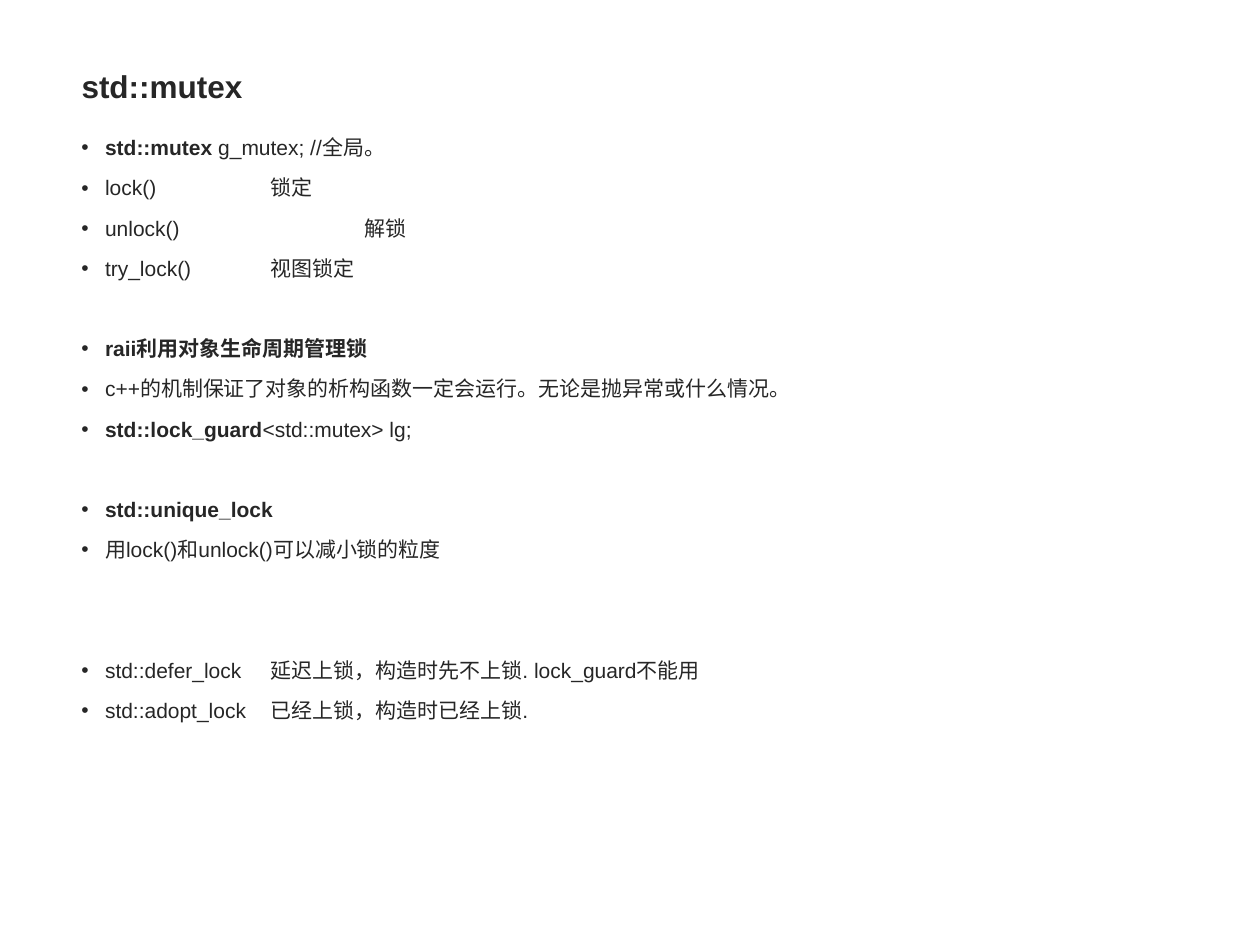
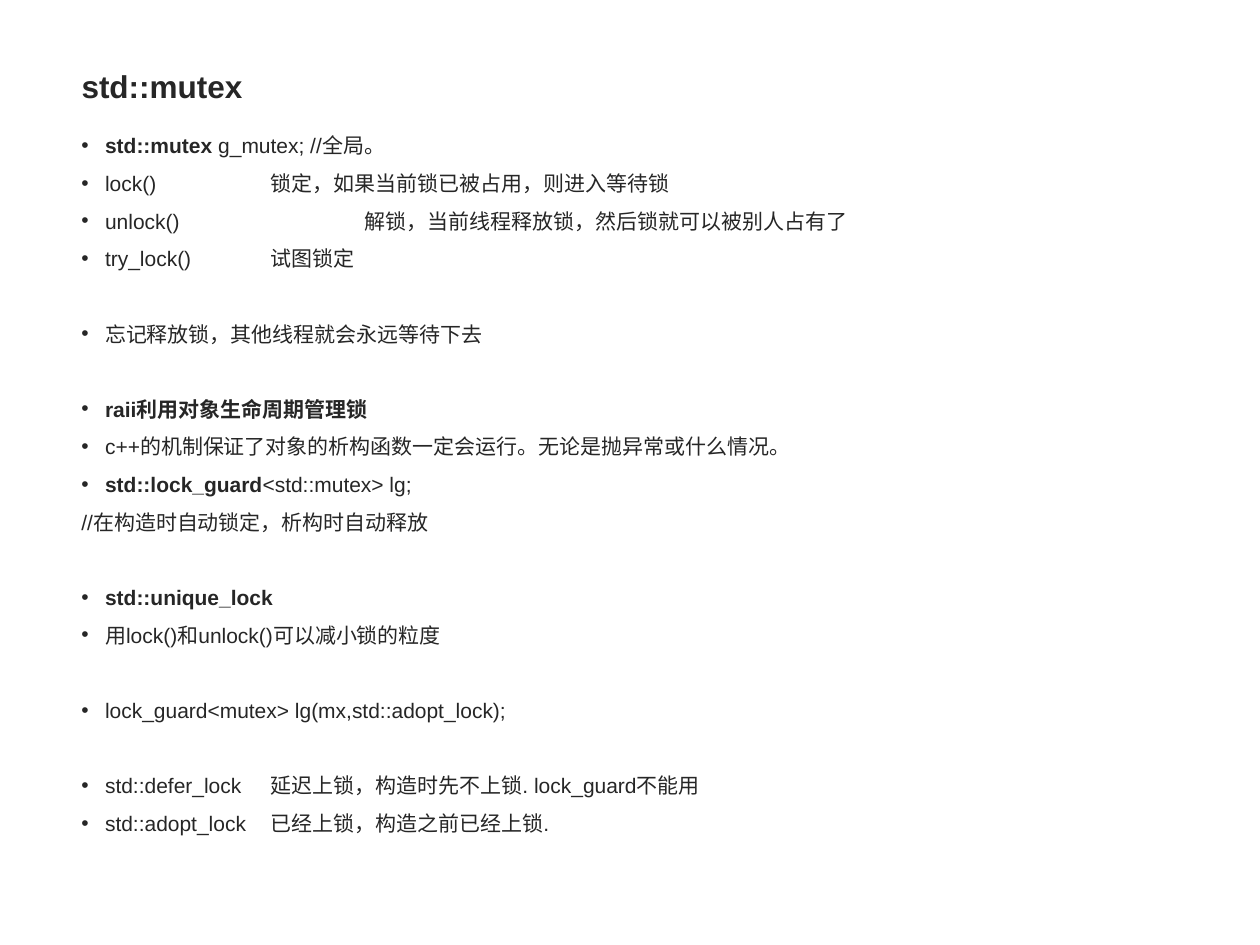
Before and after one commit to pointer1618/projects, a slide deck: slide 8 of lan7/c++11线程库.ppt (slide 7 before the commit). Drawn at 1260x945 pixels with LibreOffice and Linux fonts; fonts in the diff are those of the drawing; background and template pictures are left out. Boxes give left, top, right and bottom in pixels: in the first picture for what was removed or moved away, otherwise in the second. Text is boxed around its words. In the diff, an @@ line names an element or a change of style, - is before the commit and + after.

```diff
--- a/lan7/c++11线程库.ppt
+++ b/lan7/c++11线程库.ppt
@@ text at box(105, 137, 790, 798): line spacing 0.9 to 0.8 @@
@@ text at box(105, 173, 847, 344): text changed @@
-• lock() 锁定
-• unlock() 解锁
-• try_lock() 视图锁定
+• lock() 锁定，如果当前锁已被占用，则进入等待锁
+• unlock() 解锁，当前线程释放锁，然后锁就可以被别人占有了
+• try_lock() 试图锁定
+• 忘记释放锁，其他线程就会永远等待下去
@@ text at box(81, 513, 428, 532): paragraph added @@
+//在构造时自动锁定，析构时自动释放
@@ text at box(105, 702, 506, 723): paragraph added @@
+• lock_guard<mutex> lg(mx,std::adopt_lock);
@@ text at box(105, 813, 549, 836): text changed @@
-• std::adopt_lock 已经上锁，构造时已经上锁.
+• std::adopt_lock 已经上锁，构造之前已经上锁.
```
Also in this commit, not shown: 1 other slide changed, 1 slide added.
